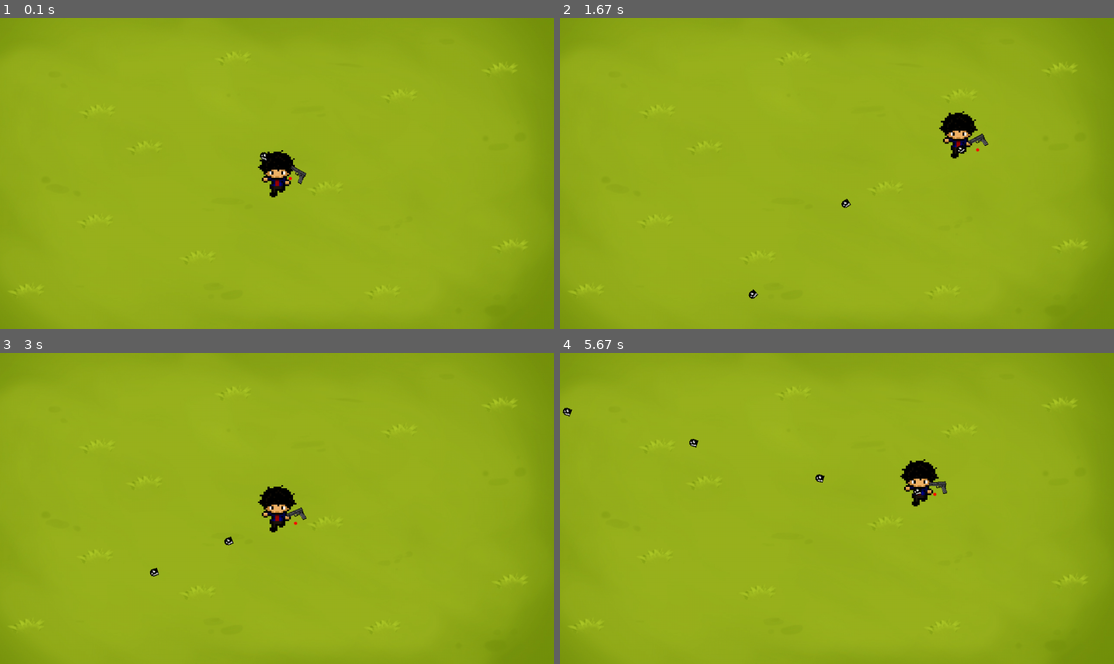
Above: before the commit, frames 1-4 (two rows, left to right).
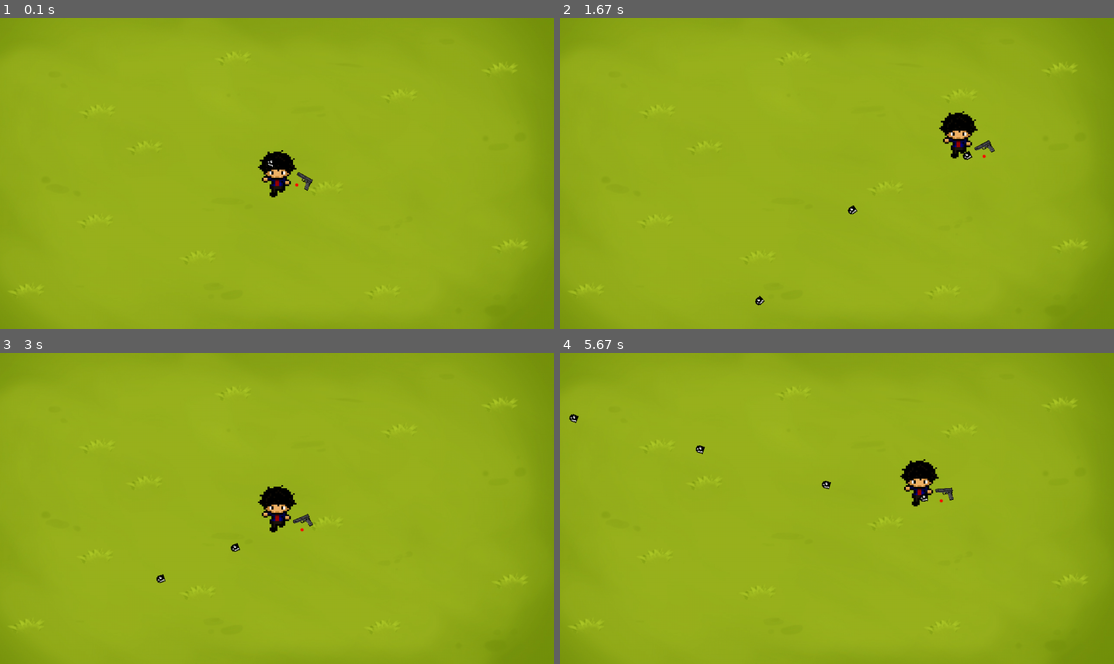
Above: after the commit, the same moments.

Repository: m13w/Legacy_of_Brok
Game: pygame game, started from pygame- game/main.py
Two runs of this game, one before a commit and one after it. Both use one fixed random seed, a clock stepped at 60 frames per second and the inputs below.
Inputs (mouse positions are in pixels of both pictures, inside the frame that each line leads up to):
- Up to frame 1 (0.1 s): no input
- Up to frame 2 (1.67 s): hold D 0.33-0.8 s; move the mouse to (814, 185) at 0.37 s; hold W 0.83-1.13 s; move the mouse to (1014, 164) at 0.87 s; hold D 1.17-1.63 s; move the mouse to (837, 195) at 1.2 s
- Up to frame 3 (3 s): hold A 1.67-2.2 s; move the mouse to (144, 511) at 1.7 s; hold S 2.23-2.53 s; move the mouse to (332, 576) at 2.27 s; hold A 2.57-2.97 s; move the mouse to (105, 580) at 2.6 s
- Up to frame 4 (5.67 s): hold W 3-3.37 s; move the mouse to (920, 399) at 3.03 s; hold D 3.4-4.03 s; move the mouse to (1041, 617) at 3.43 s; hold S 4.07-4.43 s; move the mouse to (903, 536) at 4.1 s; hold A 4.47-4.93 s; move the mouse to (848, 402) at 4.5 s; hold D 4.97-5.43 s; move the mouse to (704, 446) at 5 s; hold W from 5.47 s (still down); move the mouse to (637, 499) at 5.5 s

The runs differ from the first frame. In frame 1, 0.2% of the frame differs, in the area x 46-57%, y 43-56%; in frame 2, 0.3%; in frame 3, 0.3%; in frame 4, 0.4%, in the area x 0-72%, y 17-49%.

Commit message:
offset calibration + bug fix progress gun rotation

Diff:
--- a/pygame- game/engine_init.py
+++ b/pygame- game/engine_init.py
@@ -35,7 +35,7 @@
         self.radius = PLAYER_COL_RADIUS
         self.gun_image = gun_image
         self.gun_rect = self.gun_image.get_rect()
-        self.gun_offset = pygame.Vector2(60, 10) #se refera la pozitia relativa fata de player
+        self.gun_offset = pygame.Vector2(75, 25) #se refera la pozitia relativa fata de player
         self.gun_angle = 0
         self.projectiles = []
         self.shoot_cooldown = 0
